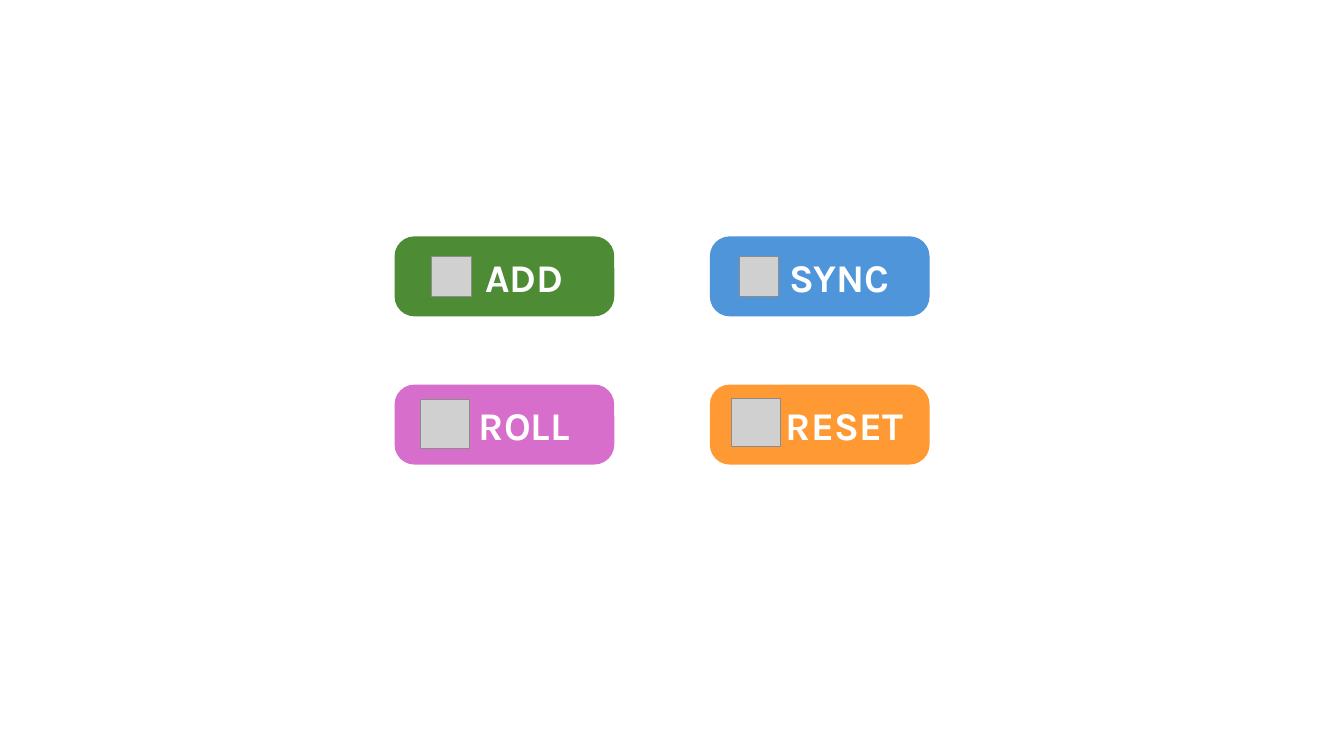
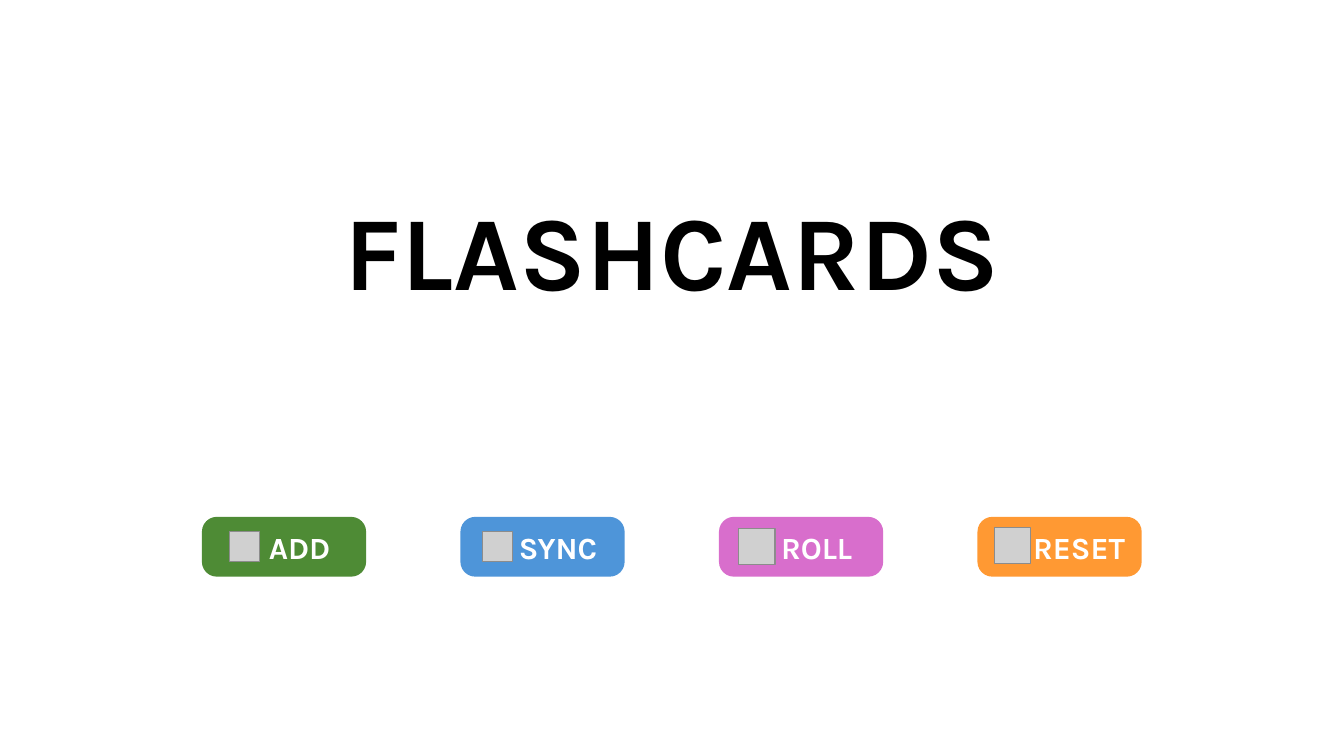
Before and after one commit to JoshuaRifareal/LET-Flashcards, a slide deck: slide 1 of Cards.pptm. Drawn at 1344x756 pixels with LibreOffice and Linux fonts; fonts in the diff are those of the drawing; grey boxes stand for pictures. Boxes give left, top, right and bottom in pixels: in the first picture for what was removed or moved away, otherwise in the second. Text is boxed around its words. In the diff, an @@ line names an element or a change of style, - is before the commit and + after.

```diff
--- a/Cards.pptm
+++ b/Cards.pptm
@@ text added at [345, 220, 999, 292], 75 pt, text #000000, bold @@
+FLASHCARDS
@@ rounded rectangle "ADD": place and size @@
-rounded rectangle "ADD" at [394, 236, 614, 316]
+rounded rectangle "ADD" at [202, 517, 366, 577]
@@ picture: place and size @@
-picture at [432, 256, 471, 295]
+picture at [230, 532, 259, 562]
@@ rounded rectangle "SYNC": place and size @@
-rounded rectangle "SYNC" at [710, 236, 930, 316]
+rounded rectangle "SYNC" at [461, 517, 625, 577]
@@ picture: place and size @@
-picture at [739, 256, 778, 295]
+picture at [483, 532, 512, 562]
@@ rounded rectangle "ROLL": place and size @@
-rounded rectangle "ROLL" at [394, 385, 614, 465]
+rounded rectangle "ROLL" at [719, 517, 883, 577]
@@ picture: place and size @@
-picture at [421, 400, 470, 449]
+picture at [739, 528, 775, 565]
@@ size 28 to 22 pt in 4 elements at [202, 517, 366, 577], [461, 517, 625, 577], [719, 517, 883, 577], [978, 517, 1142, 577] @@
@@ rounded rectangle "RESET": place and size @@
-rounded rectangle "RESET" at [710, 385, 930, 465]
+rounded rectangle "RESET" at [978, 517, 1142, 577]
@@ picture: place and size @@
-picture at [732, 398, 780, 447]
+picture at [994, 527, 1030, 564]
```
Also in this commit, not shown: 1 other file.
